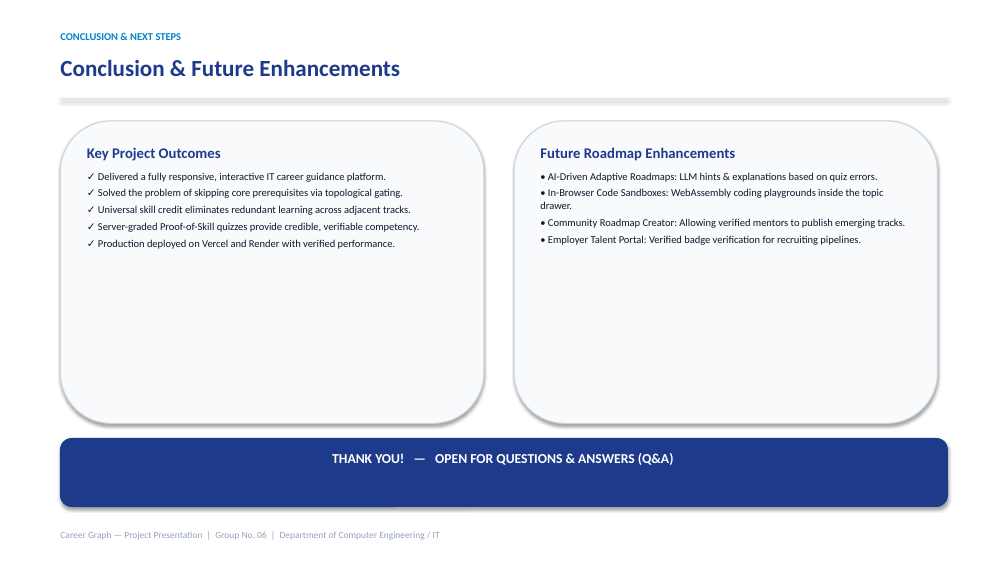
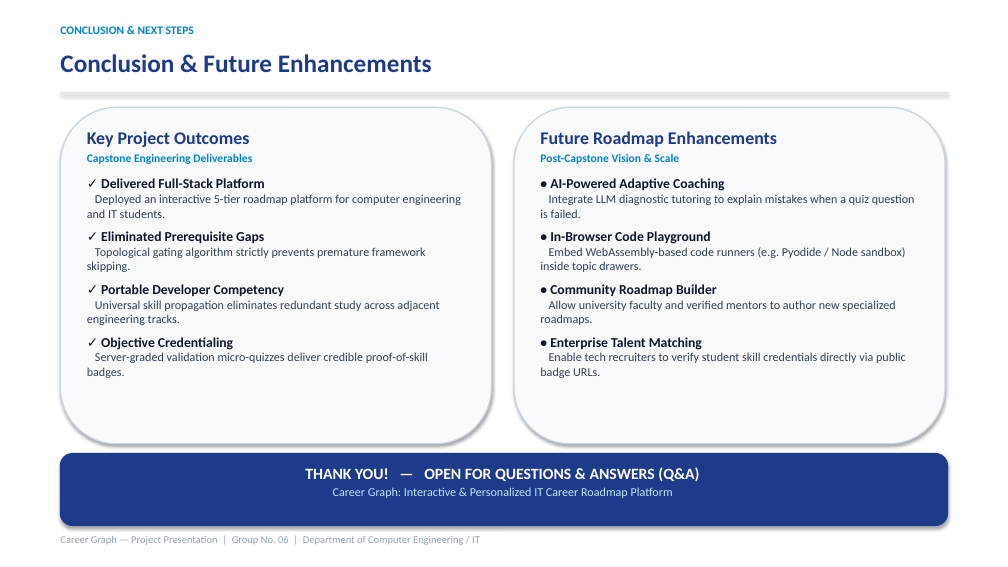
Before and after one commit to Pegasus707/Career-Graph, a slide deck: slide 13 of CareerGraph_Project_Presentation.pptx. Drawn at 1008x567 pixels with LibreOffice and Linux fonts; fonts in the diff are those of the drawing. Boxes give left, top, right and bottom in pixels: in the first picture for what was removed or moved away, otherwise in the second. Text is boxed around its words. In the diff, an @@ line names an element or a change of style, - is before the commit and + after.

Commit message:
docs: improve presentation with larger fonts, high-res diagrams, and advantages/disadvantages slide

```diff
--- a/CareerGraph_Project_Presentation.pptx
+++ b/CareerGraph_Project_Presentation.pptx
@@ text "CONCLUSION & NEXT STEPS": place and size @@
-text "CONCLUSION & NEXT STEPS" at [60, 33, 182, 40]
+text "CONCLUSION & NEXT STEPS" at [60, 26, 194, 34]
@@ text "CONCLUSION & NEXT STEPS" at [60, 26, 194, 34]: size 10 to 11 pt @@
@@ text "Conclusion & Future Enhancements" at [60, 54, 432, 72]: size 22 to 24 pt @@
@@ rectangle: place and size @@
-rectangle at [60, 98, 948, 100]
+rectangle at [60, 92, 948, 94]
@@ rounded rectangle: place and size @@
-rounded rectangle at [60, 121, 484, 423]
+rounded rectangle at [60, 107, 492, 444]
@@ rounded rectangle at [60, 107, 492, 444]: outline #CBD5E1 1 pt to #CBD5E1 1.2 pt @@
@@ rounded rectangle at [514, 107, 945, 444]: outline #CBD5E1 1 pt to #CBD5E1 1.2 pt @@
@@ rounded rectangle: place and size @@
-rounded rectangle at [514, 121, 938, 423]
+rounded rectangle at [514, 107, 945, 444]
@@ text "Key Project Outcomes": place and size @@
-text "Key Project Outcomes" at [87, 147, 419, 249]
+text "Key Project Outcomes" at [87, 131, 461, 378]
@@ text at [87, 131, 249, 147]: size 14 to 17 pt in "Key Project Outcomes"; less space between paragraphs @@
@@ text "Future Roadmap Enhancements": place and size @@
-text "Future Roadmap Enhancements" at [540, 147, 906, 245]
+text "Future Roadmap Enhancements" at [540, 131, 915, 378]
@@ text at [540, 131, 777, 147]: size 14 to 17 pt in "Future Roadmap Enhancements"; less space between paragraphs @@
@@ text at [87, 154, 461, 378]: text changed; size 10 to 11.5 pt; text colour #0F172A to #334155 @@
-✓ Delivered a fully responsive, interactive IT career guidance platform.
-✓ Solved the problem of skipping core prerequisites via topological gating.
-✓ Universal skill credit eliminates redundant learning across adjacent tracks.
-✓ Server-graded Proof-of-Skill quizzes provide credible, verifiable competency.
-✓ Production deployed on Vercel and Render with verified performance.
+Capstone Engineering Deliverables
+✓ Delivered Full-Stack Platform
+Deployed an interactive 5-tier roadmap platform for computer engineering and IT students.
+✓ Eliminated Prerequisite Gaps
+Topological gating algorithm strictly prevents premature framework skipping.
+✓ Portable Developer Competency
+Universal skill propagation eliminates redundant study across adjacent engineering tracks.
+✓ Objective Credentialing
+Server-graded validation micro-quizzes deliver credible proof-of-skill badges.
@@ text at [540, 154, 915, 378]: text changed; size 10 to 11.5 pt; text colour #0F172A to #334155 @@
-• AI-Driven Adaptive Roadmaps: LLM hints & explanations based on quiz errors.
-• In-Browser Code Sandboxes: WebAssembly coding playgrounds inside the topic drawer.
-• Community Roadmap Creator: Allowing verified mentors to publish emerging tracks.
-• Employer Talent Portal: Verified badge verification for recruiting pipelines.
+Post-Capstone Vision & Scale
+• AI-Powered Adaptive Coaching
+Integrate LLM diagnostic tutoring to explain mistakes when a quiz question is failed.
+• In-Browser Code Playground
+Embed WebAssembly-based code runners (e.g. Pyodide / Node sandbox) inside topic drawers.
+• Community Roadmap Builder
+Allow university faculty and verified mentors to author new specialized roadmaps.
+• Enterprise Talent Matching
+Enable tech recruiters to verify student skill credentials directly via public badge URLs.
@@ rounded rectangle: place and size @@
-rounded rectangle at [60, 439, 948, 507]
+rounded rectangle at [60, 454, 948, 526]
@@ rounded rectangle at [60, 454, 948, 526]: outline #1E3A8A 1 pt to #1E3A8A 1.2 pt @@
@@ text "THANK YOU! — OPEN FOR ...": place and size @@
-text "THANK YOU! — OPEN FOR ..." at [332, 453, 674, 465]
+text "THANK YOU! — OPEN FOR ..." at [305, 467, 699, 498]
@@ text at [305, 467, 699, 481]: size 13 to 15 pt in "THANK YOU! — OPEN FOR QUESTIONS & ..."; more space between paragraphs @@
@@ text at [333, 487, 673, 498]: paragraph added @@
+Career Graph: Interactive & Personalized IT Career Roadmap Platform
@@ text "Career Graph — Project Presentation ..." at [60, 536, 480, 545]: size 9 to 10 pt @@
```
Also in this commit, not shown: 11 other slides changed, 1 slide added, 1 slide removed, 3 other files.
